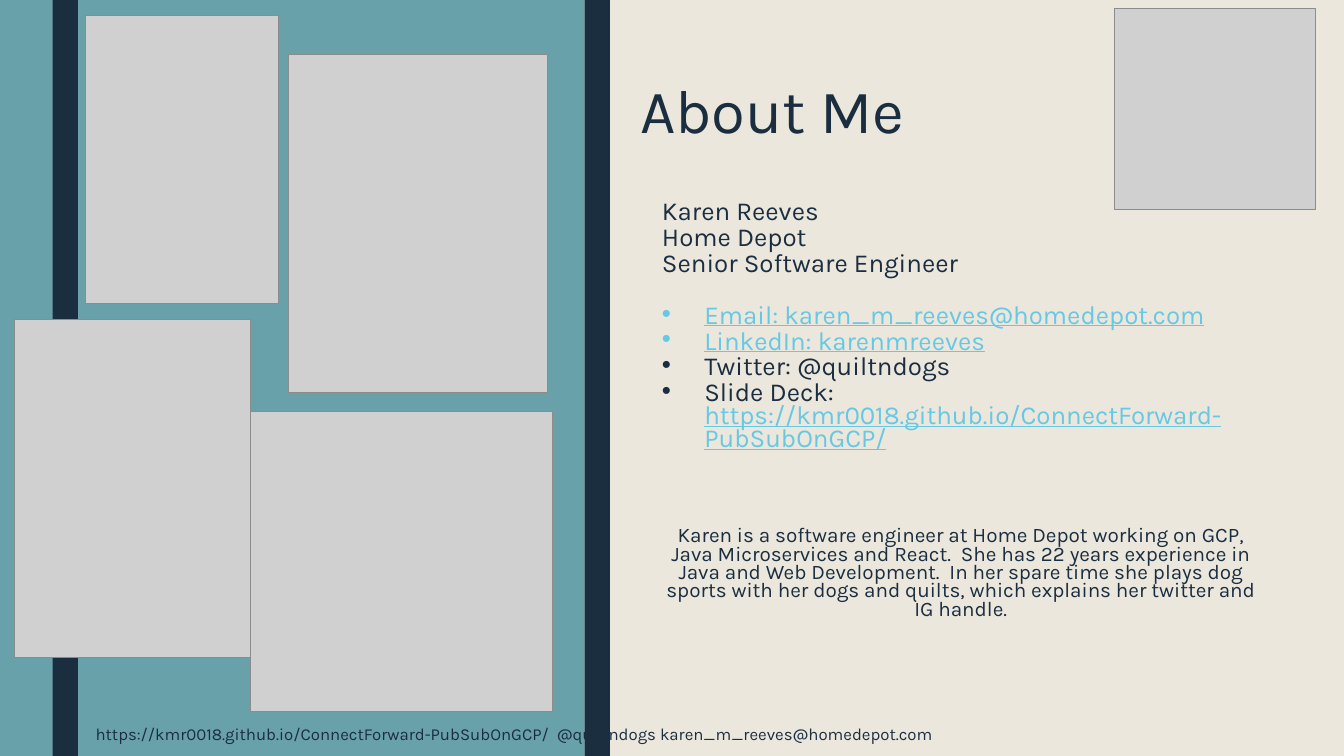
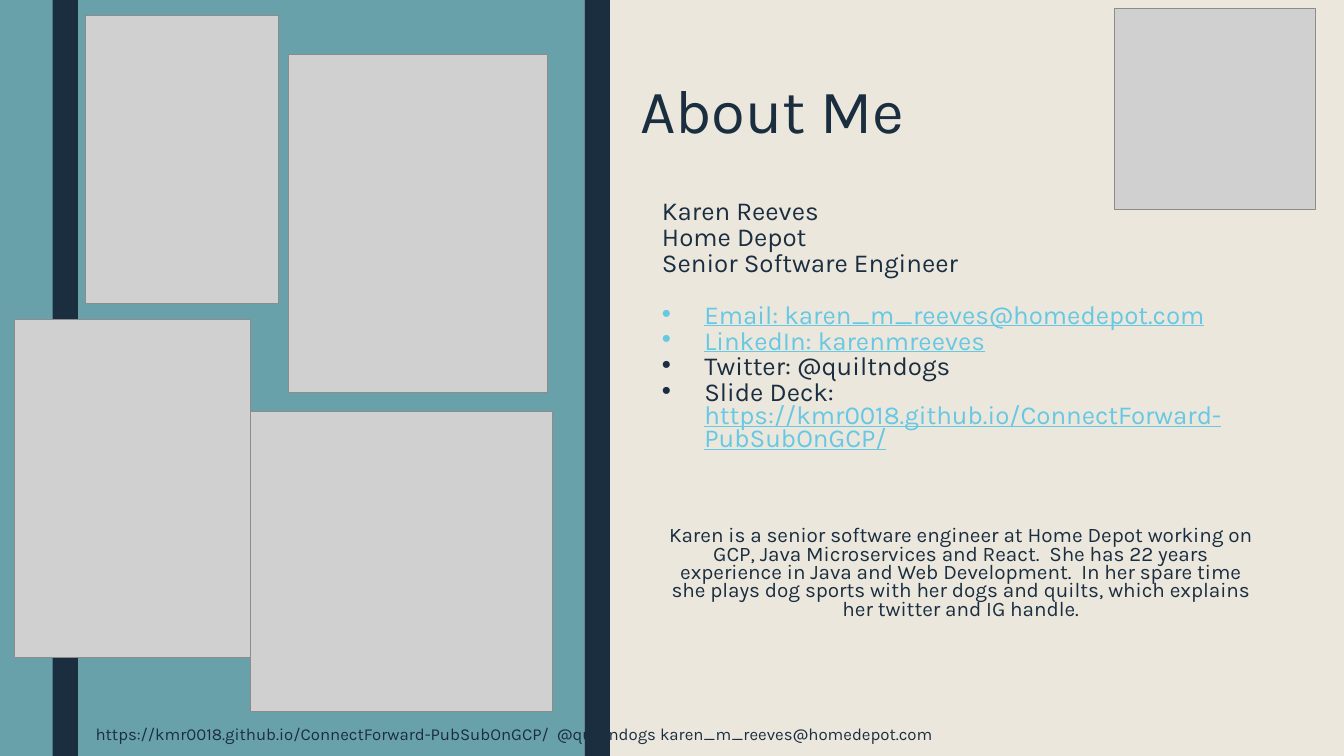
Before and after one commit to kmr0018/ConnectForward-PubSubOnGCP, a slide deck: slide 14 of PubSubGcpPresentation.pptx (slide 16 before the commit). Drawn at 1344x756 pixels with LibreOffice and Linux fonts; fonts in the diff are those of the drawing; grey boxes stand for pictures. Boxes give left, top, right and bottom in pixels: in the first picture for what was removed or moved away, otherwise in the second. Text is boxed around its words. In the diff, an @@ line names an element or a change of style, - is before the commit and + after.

```diff
--- a/PubSubGcpPresentation.pptx
+++ b/PubSubGcpPresentation.pptx
@@ text at [669, 527, 1252, 617]: text changed @@
-Karen is a software engineer at Home Depot working on GCP, Java Microservices and React. She has 22 years experience in Java and Web Development. In her spare time she plays dog sports with her dogs and quilts, which explains her twitter and IG handle.
+Karen is a senior software engineer at Home Depot working on GCP, Java Microservices and React. She has 22 years experience in Java and Web Development. In her spare time she plays dog sports with her dogs and quilts, which explains her twitter and IG handle.
```
Also in this commit, not shown: 9 other slides changed, 2 slides removed, 1 other file.
